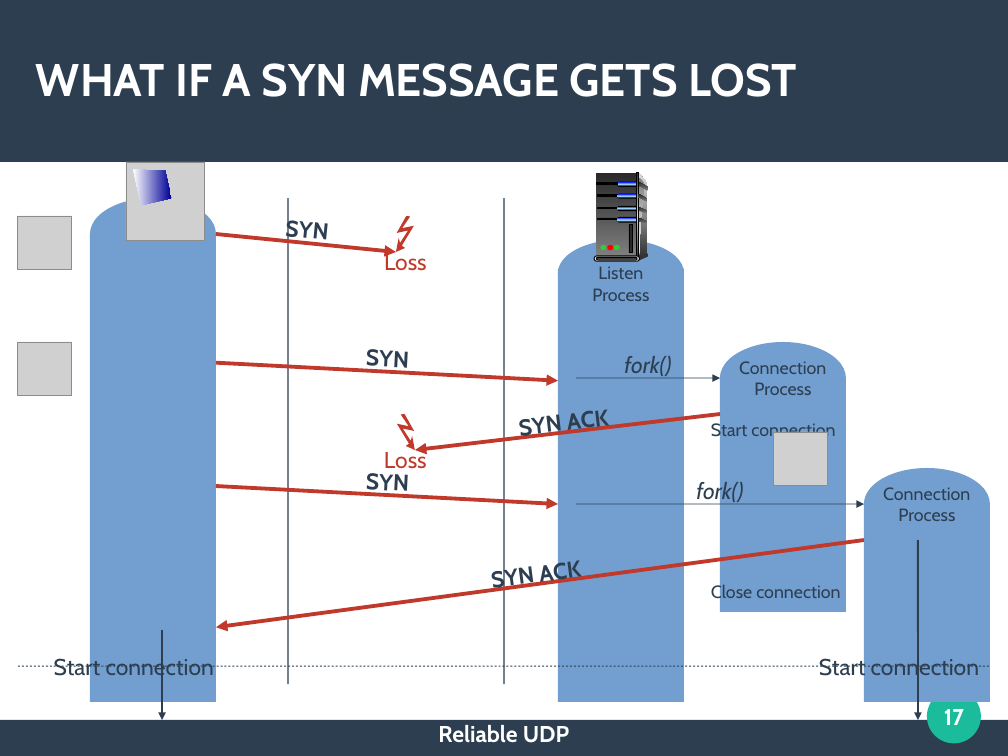
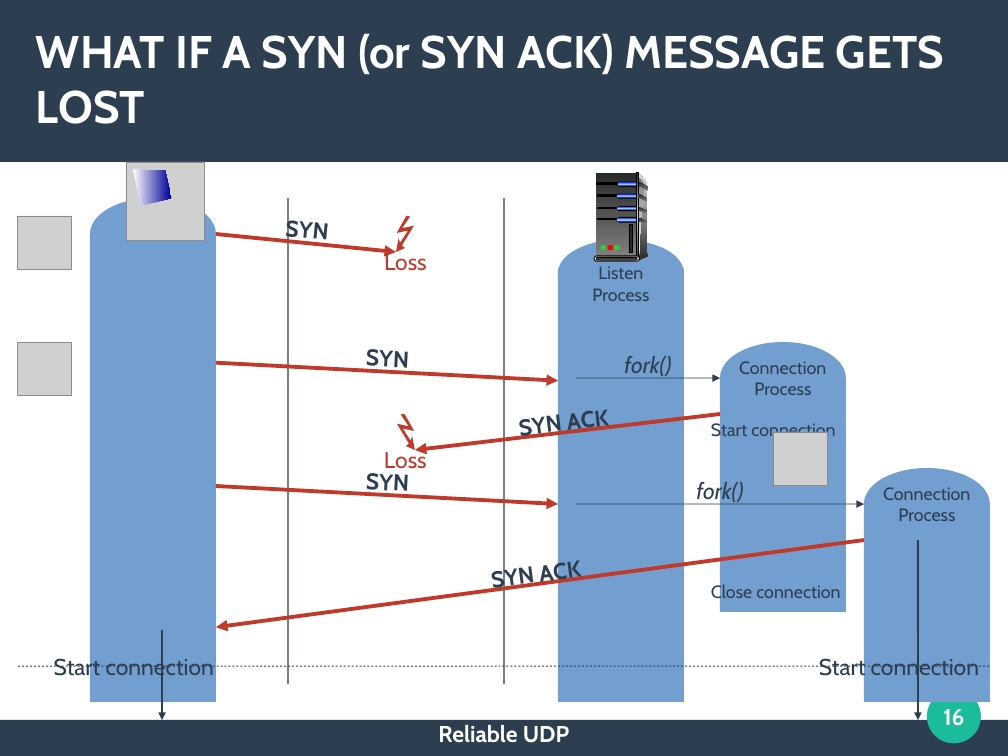
Before and after one commit to RedRum2/reliable-udp, a slide deck: slide 16 of doc/Presentation.odp (slide 17 before the commit). Drawn at 1008x756 pixels with LibreOffice and Linux fonts; fonts in the diff are those of the drawing; grey boxes stand for pictures. Boxes give left, top, right and bottom in pixels: in the first picture for what was removed or moved away, otherwise in the second. Text is boxed around its words. In the diff, an @@ line names an element or a change of style, - is before the commit and + after.

```diff
--- a/doc/Presentation.odp
+++ b/doc/Presentation.odp
@@ title at [36, 33, 944, 124]: text changed @@
-WHAT IF A SYN MESSAGE GETS LOST
+WHAT IF A SYN (or SYN ACK) MESSAGE GETS LOST
@@ page number at [943, 709, 964, 726]: text changed @@
-17
+16
```
Also in this commit, not shown: 9 other slides changed, 41 slides added, 1 slide removed, 26 other files.
